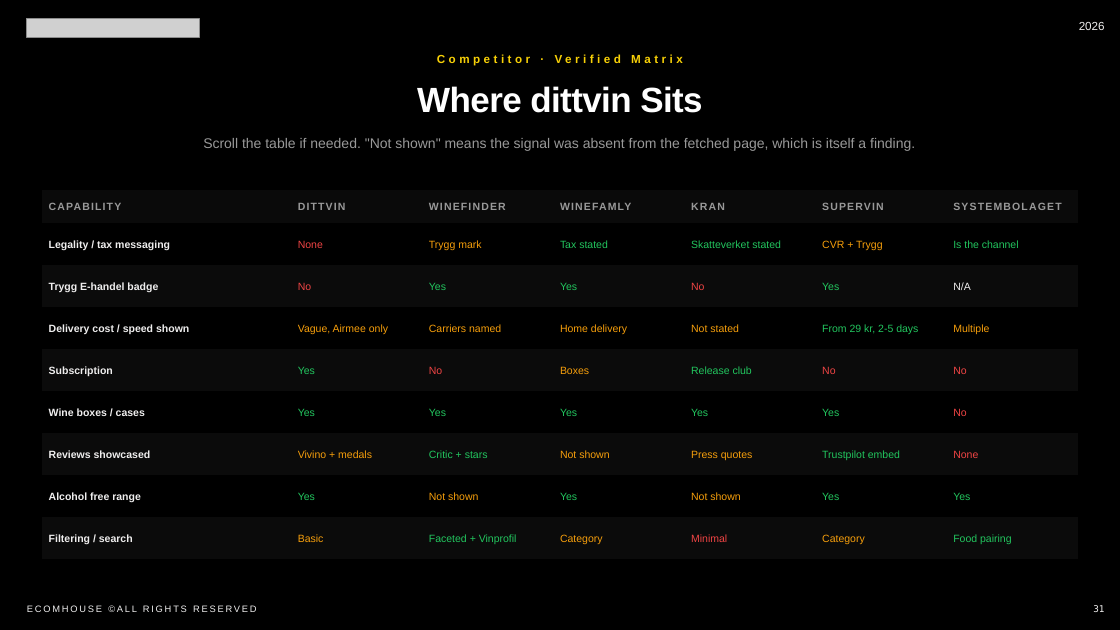
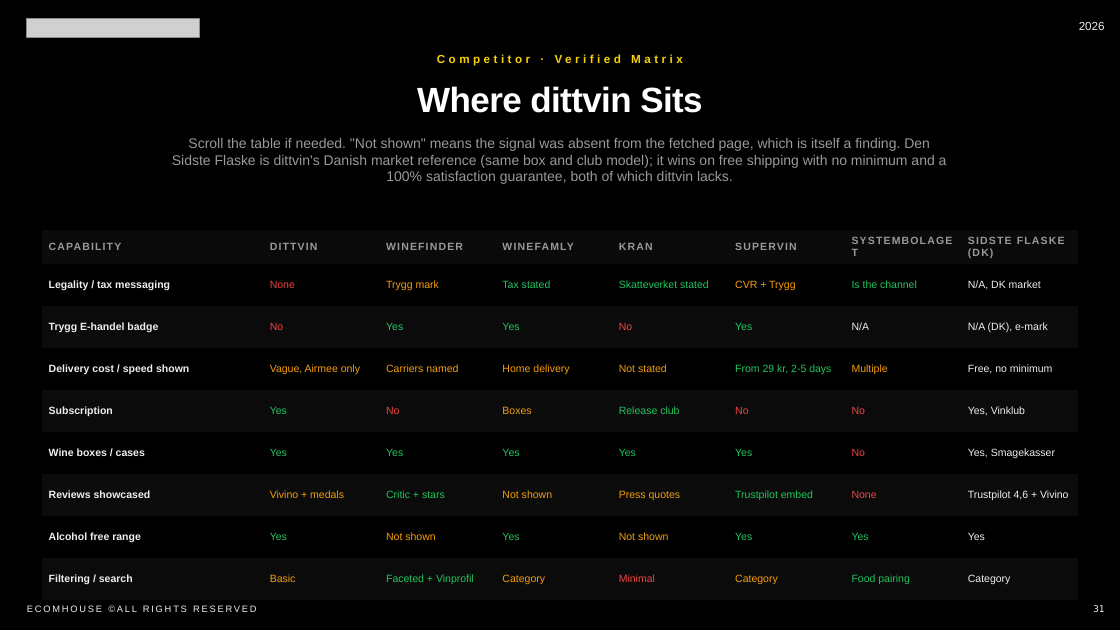
Before and after one commit to raycazy/AI-workflow-tasks, a slide deck: slide 32 of dittvin-cro-audit/dittvin-ecomhouse-pitch-EN.pptx. Drawn at 1120x630 pixels with LibreOffice and Linux fonts; fonts in the diff are those of the drawing; grey boxes stand for pictures. Boxes give left, top, right and bottom in pixels: in the first picture for what was removed or moved away, otherwise in the second. Text is boxed around its words. In the diff, an @@ line names an element or a change of style, - is before the commit and + after.

Commit message:
dittvin: add Den Sidste Flaske (DK) to competitor matrix as Danish reference (verified signals: free shipping no min, Vinklub, Smagekasser, Trustpilot 4.6, 100% guarantee); rebuild HTML + PPTX

```diff
--- a/dittvin-cro-audit/dittvin-ecomhouse-pitch-EN.pptx
+++ b/dittvin-cro-audit/dittvin-ecomhouse-pitch-EN.pptx
@@ text at (x1=172, y1=138, x2=947, y2=184): text changed @@
-Scroll the table if needed. "Not shown" means the signal was absent from the fetched page, which is itself a finding.
+Scroll the table if needed. "Not shown" means the signal was absent from the fetched page, which is itself a finding. Den Sidste Flaske is dittvin's Danish market reference (same box and club model); it wins on free shipping with no minimum and a 100% satisfaction guarantee, both of which dittvin lacks.
@@ table at (x1=42, y1=230, x2=1081, y2=600) @@
+column 8: SIDSTE FLASKE (DK) | N/A, DK market | N/A (DK), e-mark | Free, no minimum | Yes, Vinklub | Yes, Smagekasser | Trustpilot 4,6 + Vivino | Yes | Category
@@ table moved from (x1=42, y1=190, x2=1078, y2=560) to (x1=42, y1=230, x2=1081, y2=600) @@
```
Also in this commit, not shown: 2 other files.
